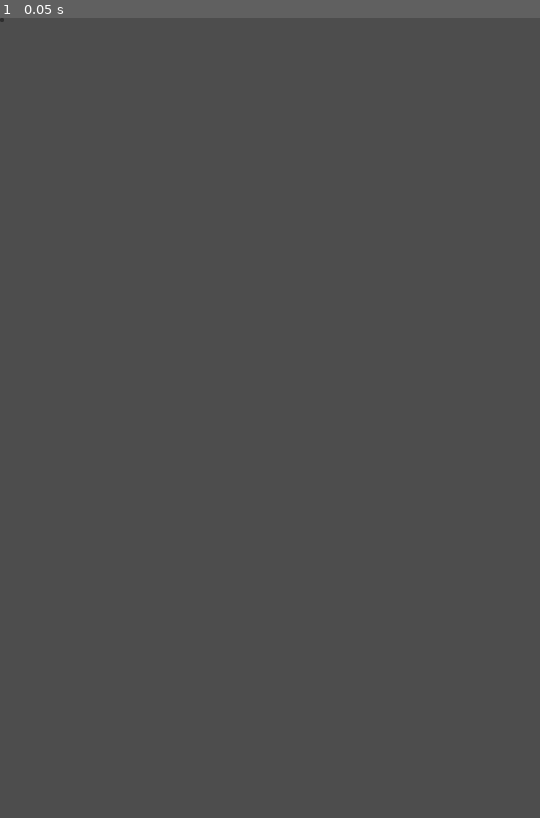
Above: before the commit, frame 1.
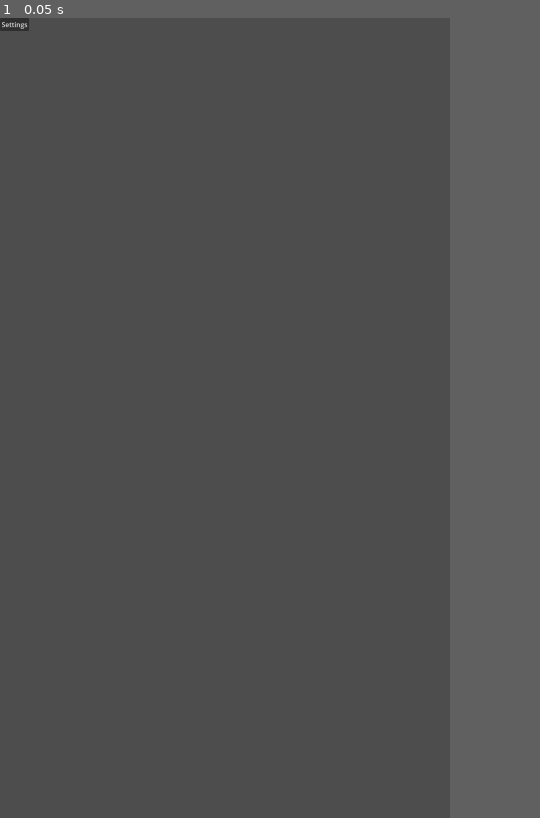
Above: after the commit, the same moment.

Repository: schonewillejacob/picklebardt
Game: Godot game, scene res://nodes/ui/intro_scene.tscn
The game is run twice, just before and just after one commit, with the same random seed, the same clock (stepped at 60 frames per second) and the same inputs. Before the commit the project starts from res://nodes/domain/intro_scene.tscn.
Inputs:
- Up to frame 1 (0.05 s): no input
In our replay, the window is 540x800 before the commit and 450x800 after it. These sizes can differ from the game's own. Grey fills any space a smaller window leaves; there, only what the larger window draws over its background counts as a difference.

The runs differ from the first frame. In frame 1, less than 0.1% of the frame differs, in the area x 0-6%, y 0-2%.

Commit message:
Refactored to reserve UI logical organization

Diff:
--- a/nodes/domain/intro_scene.tscn
+++ /dev/null
@@ -1,22 +0,0 @@
-[gd_scene load_steps=2 format=3 uid="uid://da3wql8d3gobs"]
-
-[ext_resource type="Script" path="res://nodes/domain/introScene.gd" id="1_y5xhl"]
-
-[node name="introScene" type="Node2D"]
-script = ExtResource("1_y5xhl")
-
-[node name="Control" type="Control" parent="."]
-layout_mode = 3
-anchors_preset = 15
-anchor_right = 1.0
-anchor_bottom = 1.0
-grow_horizontal = 2
-grow_vertical = 2
-
-[node name="VBoxContainer" type="VBoxContainer" parent="Control"]
-layout_mode = 0
-offset_right = 8.0
-offset_bottom = 8.0
-
-[node name="Button" type="Button" parent="Control/VBoxContainer"]
-layout_mode = 2
--- /dev/null
+++ b/nodes/ui/gui/menu_home.tscn
@@ -0,0 +1,17 @@
+[gd_scene format=3 uid="uid://c2kgyu7dbn4u6"]
+
+[node name="MenuHome" type="AspectRatioContainer"]
+anchors_preset = -1
+anchor_left = 0.025
+anchor_top = 0.025
+anchor_right = 0.975
+anchor_bottom = 0.975
+size_flags_horizontal = 0
+size_flags_vertical = 0
+
+[node name="VBoxContainer" type="VBoxContainer" parent="."]
+layout_mode = 2
+
+[node name="Button" type="Button" parent="VBoxContainer"]
+layout_mode = 2
+text = "Settings"
--- /dev/null
+++ b/nodes/ui/intro_scene.tscn
@@ -0,0 +1,9 @@
+[gd_scene load_steps=3 format=3 uid="uid://da3wql8d3gobs"]
+
+[ext_resource type="Script" path="res://nodes/ui/intro_scene.gd" id="1_jatua"]
+[ext_resource type="PackedScene" uid="uid://c2kgyu7dbn4u6" path="res://nodes/ui/gui/menu_home.tscn" id="2_fkqfm"]
+
+[node name="introScene" type="Node2D"]
+script = ExtResource("1_jatua")
+
+[node name="MenuHome" parent="." instance=ExtResource("2_fkqfm")]
--- a/project.godot
+++ b/project.godot
@@ -11,7 +11,7 @@
 [application]
 
 config/name="Picklejardt"
-run/main_scene="res://nodes/domain/intro_scene.tscn"
+run/main_scene="res://nodes/ui/intro_scene.tscn"
 config/features=PackedStringArray("4.2", "Forward Plus")
 config/icon="res://icon.svg"
 
@@ -19,9 +19,7 @@
 
 window/size/viewport_width=1080
 window/size/viewport_height=1920
-window/size/mode=3
-window/size/resizable=false
-window/size/borderless=true
+window/stretch/mode="viewport"
 
 [rendering]
 
Renamed: nodes/game_data_structure/game.gd -> nodes/data_structures/game.gd
Renamed: nodes/domain/introScene.gd -> nodes/ui/intro_scene.gd
